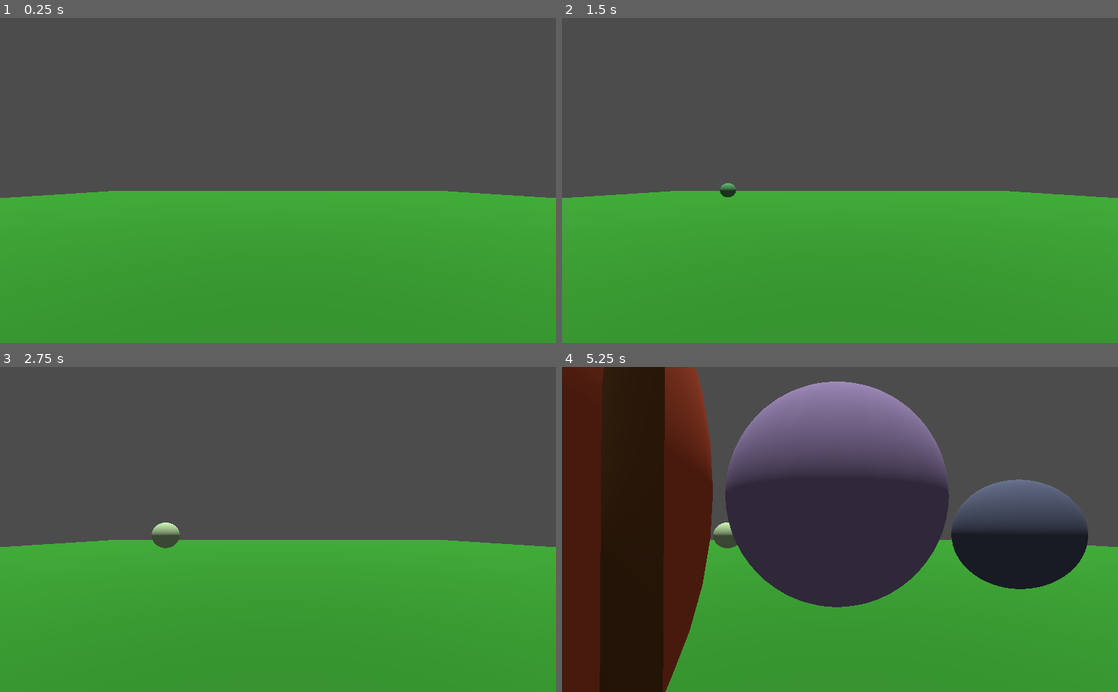
Above: before the commit, frames 1-4 (two rows, left to right).
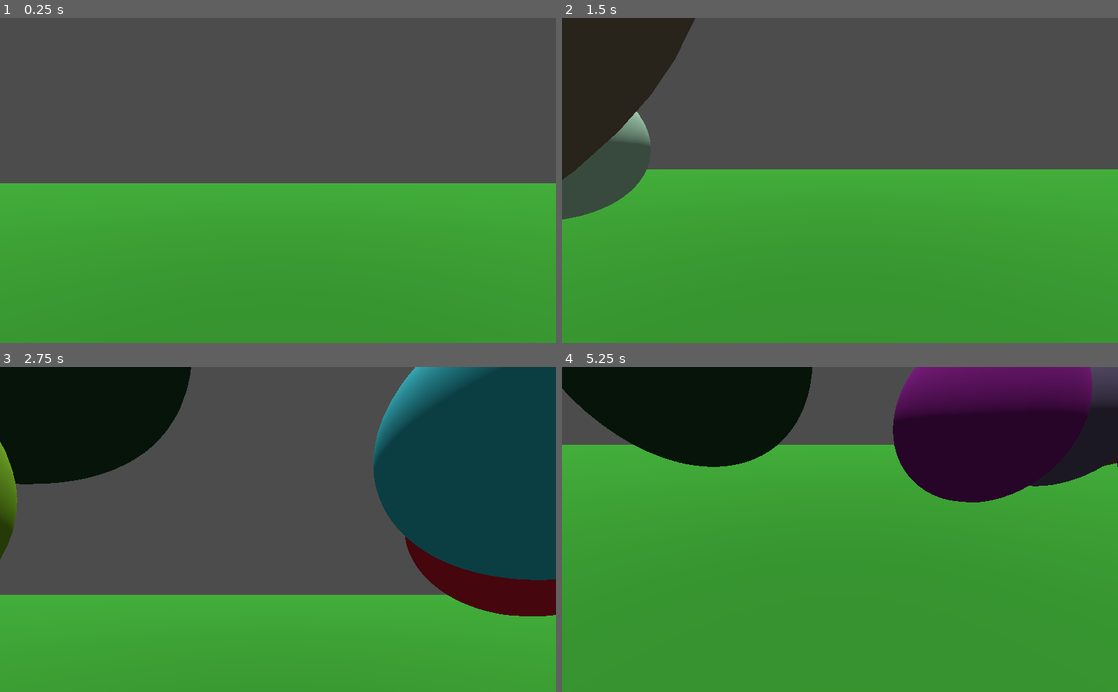
Above: after the commit, the same moments.

Repository: crabdancing/nicole_godot_challenges
Game: Godot game, scene res://Main.tscn
Two runs of this game, one before a commit and one after it. Both use one fixed random seed, a clock stepped at 60 frames per second and the inputs below.
Inputs (mouse positions are in pixels of both pictures, inside the frame that each line leads up to):
- Up to frame 1 (0.25 s): no input
- Up to frame 2 (1.5 s): tap Enter at 0.5 s; move the mouse to (962, 164) at 0.52 s; press the mouse at (962, 164) at 0.53 s; hold Right (ui_right) 0.53-1.28 s; tap Space (jump, bound only after the commit) at 0.77, 0.8, 1.07, 1.35 s; move the mouse to (728, 196) at 1.27 s; release the mouse at (728, 196) at 1.28 s; hold Down (ui_down) from 1.28 s (still down)
- Up to frame 3 (2.75 s): tap Space (jump, bound only after the commit) at 1.52, 1.82, 2.3 s; click (166, 545) at 1.55 s; move the mouse to (333, 458) at 2.02 s; release Down (ui_down) at 2.03 s; press the mouse at (333, 458) at 2.03 s; hold Right (ui_right) from 2.03 s (still down)
- Up to frame 4 (5.25 s): move the mouse to (812, 594) at 2.77 s; release Right (ui_right) at 2.78 s; release the mouse at (812, 594) at 2.78 s; hold Up (ui_up) 2.78-3.53 s; click (812, 594) at 2.85 s; tap Space (jump, bound only after the commit) at 3.02, 3.32, 4.52, 4.82 s; move the mouse to (1006, 578) at 3.52 s; hold Space (jump, bound only after the commit) 3.53-4.28 s; hold Left (ui_left) 3.53-5.03 s; click (1006, 578) at 3.67 s; tap Escape (ui_cancel) at 4.15 s; move the mouse to (673, 480) at 4.27 s; click (673, 480) at 4.35 s; move the mouse to (867, 529) at 5.02 s; press the mouse at (867, 529) at 5.03 s; hold Down (ui_down) from 5.03 s (still down)

The runs differ from the first frame. In frame 1, 2.8% of the frame differs, in the area x 0-100%, y 50-56%; in frame 2, 14%; in frame 3, 45%; in frame 4, 71%, in the area x 0-100%, y 0-100%.

Commit message:
works I guess

Diff:
--- a/03_physics_ball_3d/Main.gd
+++ b/03_physics_ball_3d/Main.gd
@@ -1,6 +1,8 @@
 extends Spatial
 
 var Ball = load("res://Ball.tscn")
+
+
 
 # Declare member variables here. Examples:
 # var a = 2
@@ -9,12 +11,13 @@
 
 # Called when the node enters the scene tree for the first time.
 func _ready():
-	pass # Replace with function body.
+	Input.set_mouse_mode(Input.MOUSE_MODE_CAPTURED)
 
-
-#func _input(ev):
-#	if ev is InputEventMouseButton and ev.pressed:
-
+func _input(event):
+	if event.is_action_pressed("ui_cancel"):
+		Input.set_mouse_mode(Input.MOUSE_MODE_VISIBLE)
+	if event is InputEventMouseButton and Input.get_mouse_mode() != Input.MOUSE_MODE_CAPTURED:
+		Input.set_mouse_mode(Input.MOUSE_MODE_CAPTURED)
 
 func spawn_ball(position: Vector3):
 	var new_ball = Ball.instance()
--- a/03_physics_ball_3d/Main.tscn
+++ b/03_physics_ball_3d/Main.tscn
@@ -1,18 +1,22 @@
-[gd_scene load_steps=3 format=2]
+[gd_scene load_steps=4 format=2]
 
 [ext_resource path="res://Platform.tscn" type="PackedScene" id=1]
 [ext_resource path="res://Main.gd" type="Script" id=2]
+[ext_resource path="res://Player.tscn" type="PackedScene" id=3]
 
 [node name="Main" type="Spatial"]
 script = ExtResource( 2 )
 
 [node name="Camera" type="Camera" parent="."]
 transform = Transform( 1, 0, 0, 0, 1, 0, 0, 0, 1, 0, 3.68177, 20.8038 )
-current = true
 
 [node name="DirectionalLight" type="DirectionalLight" parent="."]
 transform = Transform( 1, 0, 0, 0, 1.19249e-08, 1, 0, -1, 1.19249e-08, 0.0571289, 10.1755, 0.0638046 )
 
 [node name="Platform" parent="." instance=ExtResource( 1 )]
+extents = Vector3( 1000, 1, 1000 )
+
+[node name="Player" parent="." instance=ExtResource( 3 )]
+transform = Transform( 1, 0, 0, 0, 1, 0, 0, 0, 1, 0, 2.51802, 0 )
 
 [connection signal="input_event" from="Platform" to="." method="_on_Platform_input_event"]
--- /dev/null
+++ b/03_physics_ball_3d/Player.gd
@@ -0,0 +1,54 @@
+extends KinematicBody
+
+var Ball = load("res://Ball.tscn")
+
+onready var camera = $RotationPivot/Camera
+onready var rotation_pivot = $RotationPivot
+
+var gravity = -30
+var max_speed = 8
+var mouse_sensitivity = 0.002 # radians/pixel
+var velocity = Vector3()
+
+var JUMP_SPEED = 5
+
+# Called when the node enters the scene tree for the first time.
+func _ready():
+	pass
+	#$Pop.play()
+
+
+
+func _physics_process(delta):
+	if Input.get_mouse_mode() == Input.MOUSE_MODE_CAPTURED:
+		velocity.y += gravity * delta
+
+		var input_dir = Vector3()
+		if Input.is_action_pressed("ui_up"):
+			input_dir += -camera.global_transform.basis.z
+		if Input.is_action_pressed("ui_down"):
+			input_dir += camera.global_transform.basis.z
+		if Input.is_action_pressed("ui_left"):
+			input_dir += -camera.global_transform.basis.x
+		if Input.is_action_pressed("ui_right"):
+			input_dir += camera.global_transform.basis.x
+		var desired_velocity = input_dir.normalized() * max_speed
+		velocity.x = desired_velocity.x
+		velocity.z = desired_velocity.z
+		if is_on_floor() and Input.is_action_pressed("jump"):
+			velocity.y = JUMP_SPEED
+		velocity = move_and_slide(velocity, Vector3.UP, true)
+		if Input.is_action_pressed("shoot"):
+			var new_ball = Ball.instance()
+			new_ball.translate(transform.origin)
+			new_ball.set_color(Color(randi()))
+			new_ball.set_radius(randf() * 5)
+			get_parent().add_child(new_ball)
+
+
+
+func _unhandled_input(event):
+	if event is InputEventMouseMotion and Input.get_mouse_mode() == Input.MOUSE_MODE_CAPTURED:
+		rotation_pivot.rotate_x(-event.relative.y * mouse_sensitivity)
+		rotate_y(-event.relative.x * mouse_sensitivity)
+		rotation_pivot.rotation.x = clamp(rotation_pivot.rotation.x, -1.2, 1.2)
--- /dev/null
+++ b/03_physics_ball_3d/Player.tscn
@@ -0,0 +1,30 @@
+[gd_scene load_steps=5 format=2]
+
+[ext_resource path="res://Player.gd" type="Script" id=1]
+[ext_resource path="res://pop.mp3" type="AudioStream" id=2]
+
+[sub_resource type="CapsuleShape" id=1]
+radius = 0.5
+
+[sub_resource type="BoxShape" id=2]
+extents = Vector3( 0.4, 0.1, 0.4 )
+
+[node name="Player" type="KinematicBody"]
+script = ExtResource( 1 )
+
+[node name="Body" type="CollisionShape" parent="."]
+transform = Transform( 1, 0, 0, 0, -4.37114e-08, -1, 0, 1, -4.37114e-08, 0, 0, 0 )
+shape = SubResource( 1 )
+
+[node name="Feet" type="CollisionShape" parent="."]
+transform = Transform( 1, 0, 0, 0, 1, 0, 0, 0, 1, 0, -1, 0 )
+shape = SubResource( 2 )
+
+[node name="RotationPivot" type="Spatial" parent="."]
+
+[node name="Camera" type="Camera" parent="RotationPivot"]
+current = true
+
+[node name="Pop" type="AudioStreamPlayer" parent="."]
+stream = ExtResource( 2 )
+volume_db = -39.31
--- a/03_physics_ball_3d/project.godot
+++ b/03_physics_ball_3d/project.godot
@@ -11,3 +11,21 @@
 [application]
 
 run/main_scene="res://Main.tscn"
+
+[input]
+
+ui_end={
+"deadzone": 0.5,
+"events": [ Object(InputEventKey,"resource_local_to_scene":false,"resource_name":"","device":0,"alt":false,"shift":false,"control":false,"meta":false,"command":false,"pressed":false,"scancode":16777230,"physical_scancode":0,"unicode":0,"echo":false,"script":null)
+ ]
+}
+jump={
+"deadzone": 0.5,
+"events": [ Object(InputEventKey,"resource_local_to_scene":false,"resource_name":"","device":0,"alt":false,"shift":false,"control":false,"meta":false,"command":false,"pressed":false,"scancode":32,"physical_scancode":0,"unicode":0,"echo":false,"script":null)
+ ]
+}
+shoot={
+"deadzone": 0.5,
+"events": [ Object(InputEventMouseButton,"resource_local_to_scene":false,"resource_name":"","device":0,"alt":false,"shift":false,"control":false,"meta":false,"command":false,"button_mask":0,"position":Vector2( 0, 0 ),"global_position":Vector2( 0, 0 ),"factor":1.0,"button_index":1,"pressed":false,"doubleclick":false,"script":null)
+ ]
+}
Not shown, added: 03_physics_ball_3d/pop.mp3.import
Not shown, added: 03_physics_ball_3d/pop.mp3
